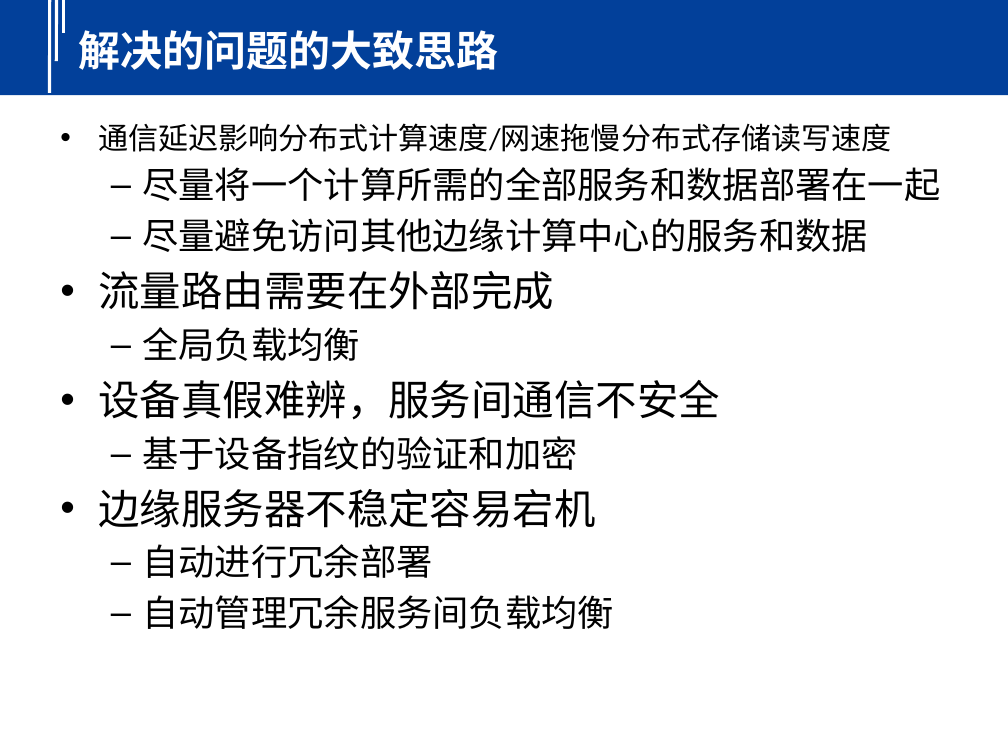
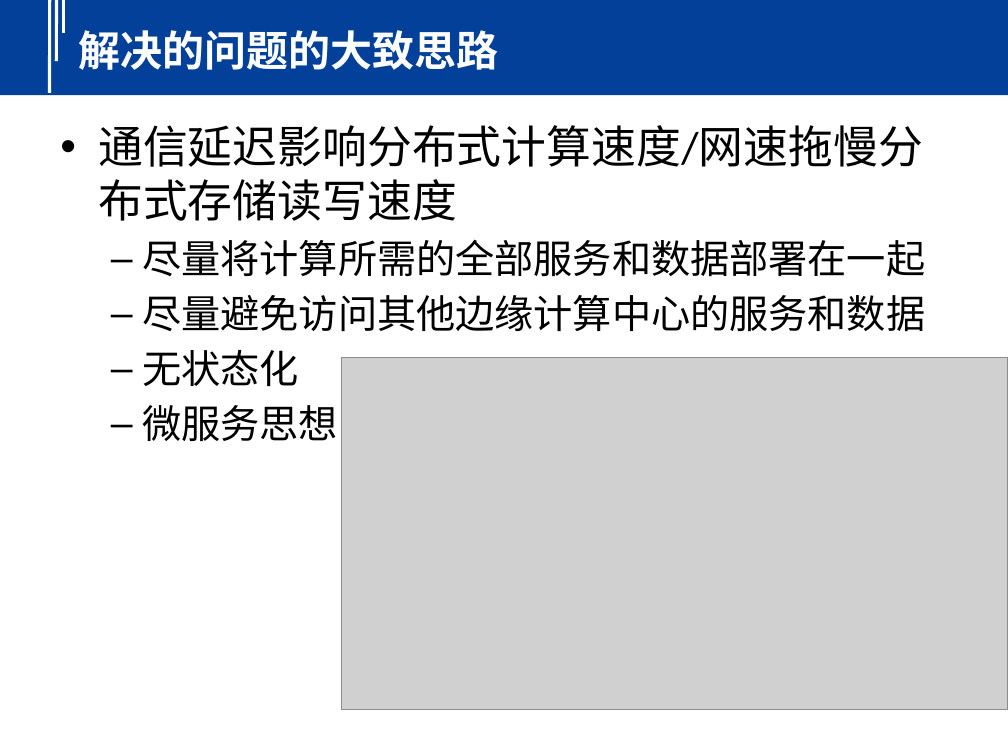
Before and after one commit to yindaheng98/DNet, a slide deck: slide 8 of 介绍（4：3）.pptx (slide 5 before the commit). Drawn at 1008x756 pixels with LibreOffice and Linux fonts; fonts in the diff are those of the drawing; grey boxes stand for pictures; background and template pictures are left out. Boxes give left, top, right and bottom in pixels: in the first picture for what was removed or moved away, otherwise in the second. Text is boxed around its words. In the diff, an @@ line names an element or a change of style, - is before the commit and + after.

```diff
--- a/介绍（4：3）.pptx
+++ b/介绍（4：3）.pptx
@@ text at (98, 125, 925, 332): size 21.5 to 32 pt in "通信延迟影响分布式计算速度/网速拖慢分布式存储读写速度"; size 25.9 to 28 pt in "尽量避免访问其他边缘计算中心的服务和数据"; more space between paragraphs @@
@@ text at (142, 239, 925, 277): text changed; size 25.9 to 28 pt @@
-  – 尽量将一个计算所需的全部服务和数据部署在一起
+  – 尽量将计算所需的全部服务和数据部署在一起
@@ text at (142, 350, 338, 441): text changed; size 25.9 to 28 pt @@
-• 流量路由需要在外部完成
-  – 全局负载均衡
-• 设备真假难辨，服务间通信不安全
-  – 基于设备指纹的验证和加密
-• 边缘服务器不稳定容易宕机
-  – 自动进行冗余部署
-  – 自动管理冗余服务间负载均衡
+  – 无状态化
+  – 微服务思想
@@ picture added at (341, 358, 1008, 710) @@
```
Also in this commit, not shown: 14 other slides changed, 18 slides added.
